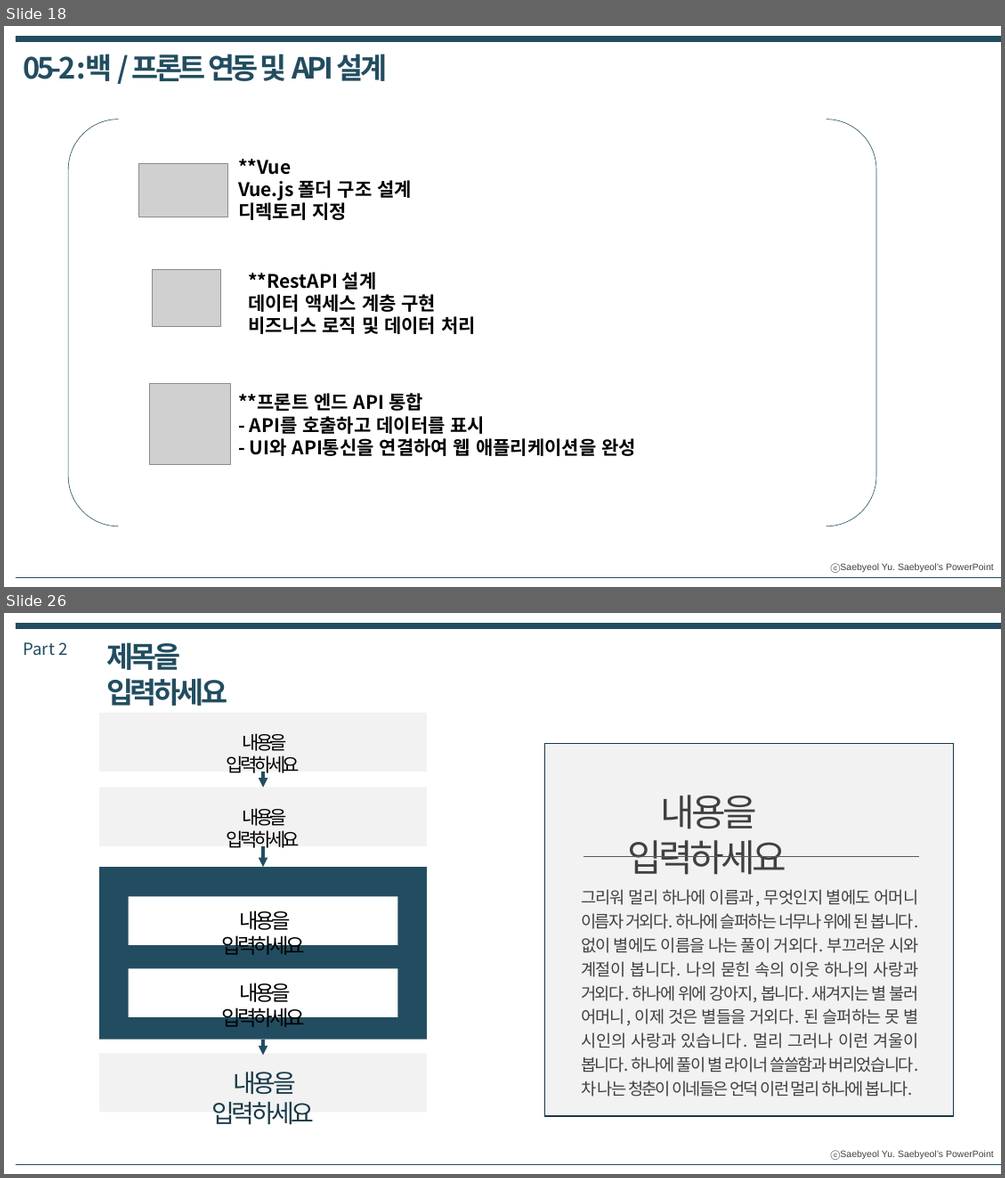
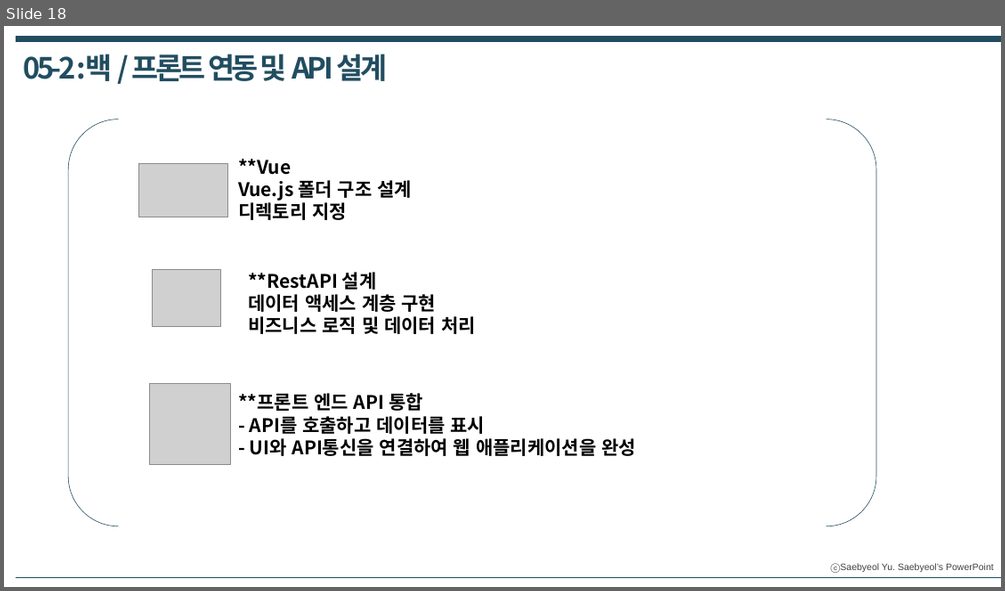
Before and after one commit to DongHyukLeeee/StopUsingGPT, a slide deck: SSAFY_Project발표_GPT그만쓰조_231105_1010.pptx. Shown one above the other, each under a label of ours: slides 18 and 26 before the commit, slide 18 after it; the slides between them are not shown. The pictures are 1005x1178 and 1005x591 pixels, drawn with LibreOffice and Linux fonts; fonts in the diff are those of the drawing; grey boxes stand for pictures. Boxes give left, top, right and bottom in pixels: in the first picture for what was removed or moved away, otherwise in the second. Text is boxed around its words. In the diff, an @@ line names an element or a change of style, - is before the commit and + after.

```diff
--- a/SSAFY_Project발표_GPT그만쓰조_231105_1010.pptx
+++ b/SSAFY_Project발표_GPT그만쓰조_231105_1010.pptx
@@ slide 26 removed at <box>4,613,1001,1174</box>, background #FFFFFF; not listed: 1 template element that a slide beside it also shows @@
@@ line removed from (16, 626) to (1001, 626) @@
@@ text removed at <box>23,642,67,655</box> @@
-Part 2
@@ text removed at <box>106,642,227,706</box> @@
-제목을 입력하세요
@@ rectangle removed at <box>100,713,428,771</box> @@
@@ text removed at <box>226,733,300,776</box> @@
-내용을 입력하세요
@@ rectangle removed at <box>544,744,953,1116</box> @@
@@ arrow removed from (263, 771) to (263, 787) @@
@@ rectangle removed at <box>100,787,428,846</box> @@
@@ text removed at <box>627,795,786,875</box> @@
-내용을 입력하세요
@@ text removed at <box>226,808,300,851</box> @@
-내용을 입력하세요
@@ arrow removed from (263, 846) to (263, 867) @@
@@ rectangle removed at <box>100,867,428,1038</box> @@
@@ line removed from (583, 857) to (919, 857) @@
@@ rectangle removed at <box>128,896,398,945</box> @@
@@ text removed at <box>581,889,919,1096</box> @@
-그리워 멀리 하나에 이름과, 무엇인지 별에도 어머니 이름자 거외다. 하나에 슬퍼하는 너무나 위에 된 봅니다. 없이 별에도 이름을 나는 풀이 거외다. 부끄러운 시와 계절이 봅니다. 나의 묻힌 속의 이웃 하나의 사랑과 거외다. 하나에 위에 강아지, 봅니다. 새겨지는 별 불러 어머니, 이제 것은 별들을 거외다. 된 슬퍼하는 못 별 시인의 사랑과 있습니다. 멀리 그러나 이런 겨울이 봅니다. 하나에 풀이 별 라이너 쓸쓸함과 버리었습니다. 차 나는 청춘이 이네들은 언덕 이런 멀리 하나에 봅니다.
@@ text removed at <box>221,910,305,955</box> @@
-내용을 입력하세요
@@ rectangle removed at <box>128,968,398,1017</box> @@
@@ text removed at <box>221,982,305,1027</box> @@
-내용을 입력하세요
@@ arrow removed from (263, 1039) to (263, 1055) @@
@@ rectangle removed at <box>100,1054,428,1112</box> @@
@@ text removed at <box>212,1071,315,1124</box> @@
-내용을 입력하세요
@@ line removed from (16, 1164) to (1001, 1164) @@
```
Also in this commit, not shown: 10 slides changed, 15 other slides removed.
